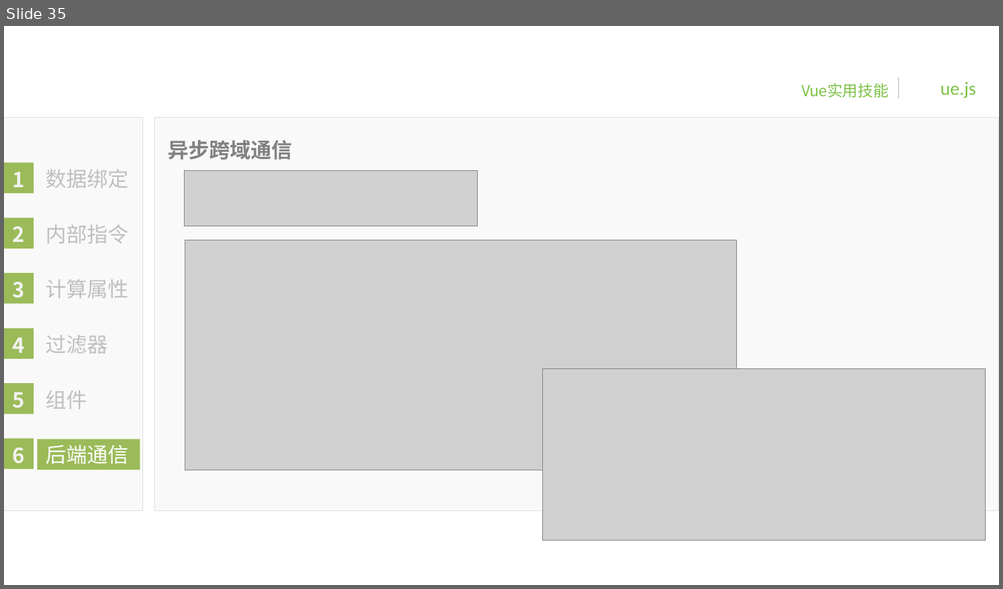
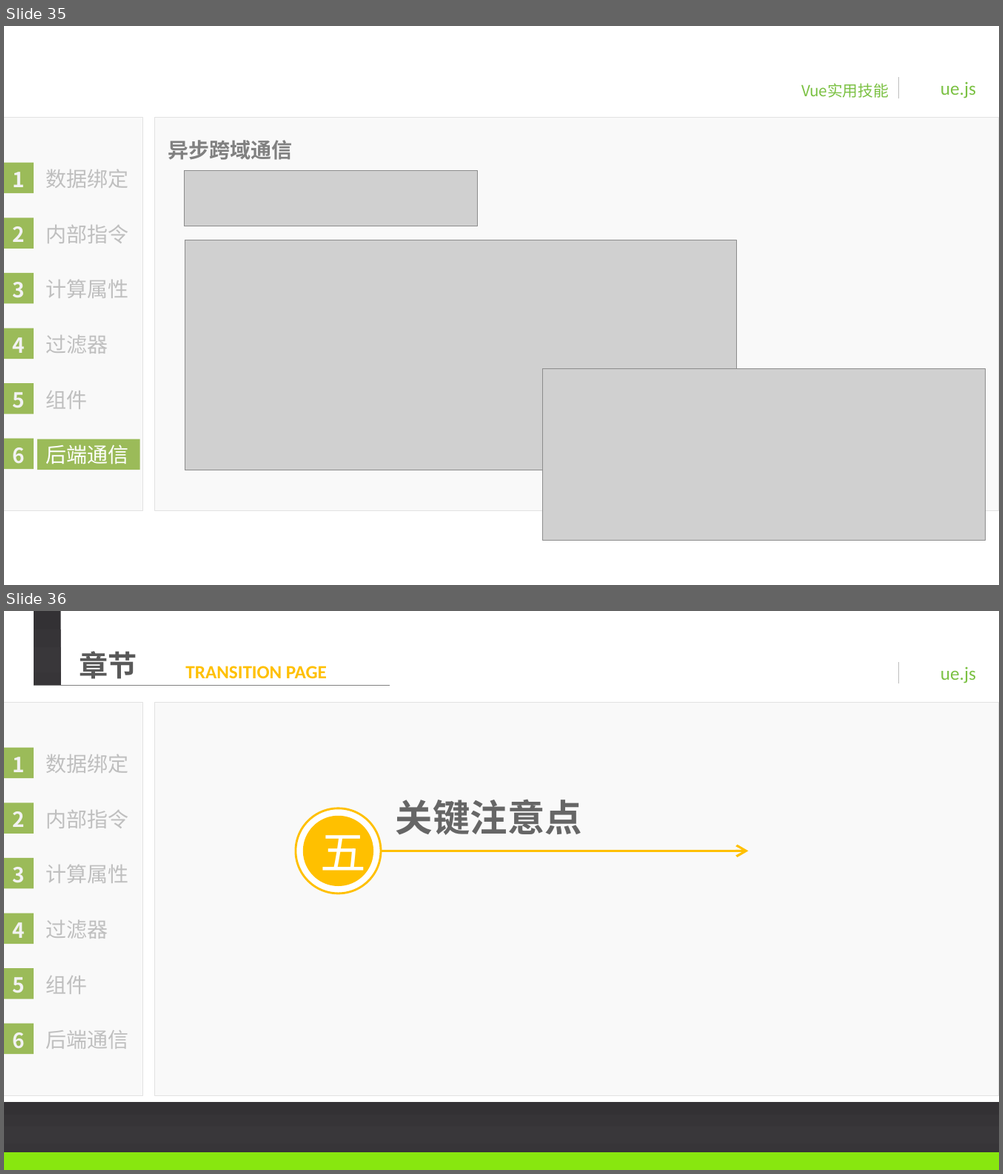
Before and after one commit to BinMarshall/studing, a slide deck: Vue/前端框架—Vue-郝彬彬-20180820.pptx. Shown one above the other, each under a label of ours: slide 35 before the commit, slides 35 and 36 after it. The pictures are 1003x589 and 1003x1174 pixels, drawn with LibreOffice and Linux fonts; fonts in the diff are those of the drawing; grey boxes stand for pictures; background and template pictures are left out. Boxes give left, top, right and bottom in pixels: in the first picture for what was removed or moved away, otherwise in the second. Text is boxed around its words. In the diff, an @@ line names an element or a change of style, - is before the commit and + after.

```diff
--- a/Vue/前端框架—Vue-郝彬彬-20180820.pptx
+++ b/Vue/前端框架—Vue-郝彬彬-20180820.pptx
@@ slide 36 added at bbox=[4, 611, 999, 1170], background #FFFFFF; not listed: 22 template elements that a slide beside it also shows @@
@@ rectangle added at bbox=[33, 611, 61, 685], fill gradient #333134 to #39373A to #373538 to #363436 @@
@@ text added at bbox=[79, 651, 136, 679], 28 pt, text #595959, bold @@
+章节
@@ text added at bbox=[185, 666, 327, 678], 18 pt, text #FFC000, bold @@
+TRANSITION PAGE
@@ line added from (33, 685) to (390, 685), #808080 0.75 pt @@
@@ ellipse added at bbox=[296, 809, 381, 894], fill #FFFFFF, outline #FFC000 2 pt @@
@@ text added at bbox=[395, 799, 582, 835], 36 pt, text #666666, bold @@
+关键注意点
@@ ellipse added at bbox=[303, 816, 373, 886], fill #FFC000, 44 pt, text #FFFFFF @@
+五
@@ arrow added from (381, 851) to (748, 851), #FFC000 2.25 pt @@
@@ rectangle added at bbox=[4, 1102, 999, 1153], fill gradient #333134 to #39373A to #373538 to #363436 @@
@@ page number added at bbox=[909, 1116, 989, 1143], 16 pt, text #BFBFBF @@
+— 36 —
@@ rectangle added at bbox=[4, 1153, 999, 1170], fill #88E70F @@
```
Also in this commit, not shown: 1 slide changed, 3 other files.
